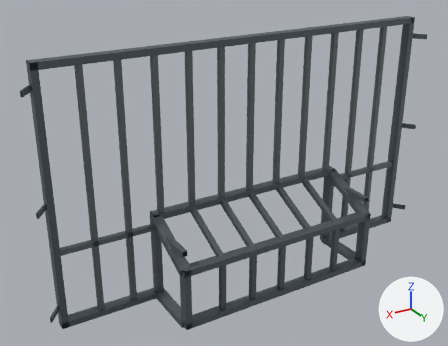
The glTF model integrations/studio/canvas-editor/public/modular/assets/oct-goal.glb as it was, and as the next commit left it.
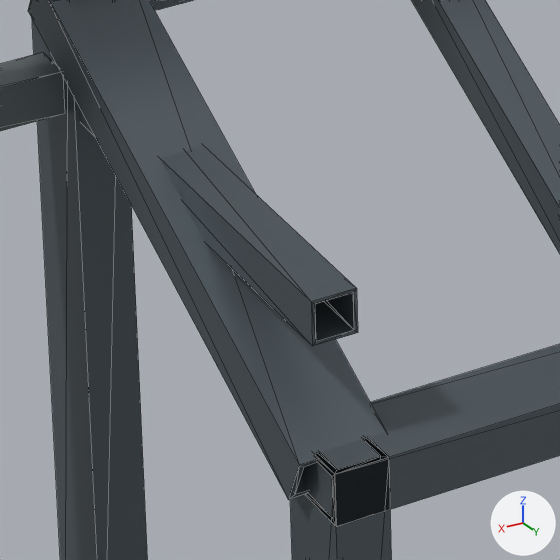
The first picture shows the older version from a camera (50 mm lens) standing at (1.55, 2.34, 1.75) and looking at (0.18, 0.05, 0.6). The close-ups show the older and then the newer version on the part from 33% to 47% of the width and 63% to 81% of the height of that picture. Only the edits that show in the close-ups are written down. Every picture has the same lights, and +X, +Y and +Z are marked at lower right. The close-ups show mesh edges as thin lines. Vertices at exactly the same position are counted once.

Objects in the first close-up: 'Panel 3 bramka.001', 'Panel 3 wypelnienie.001'.
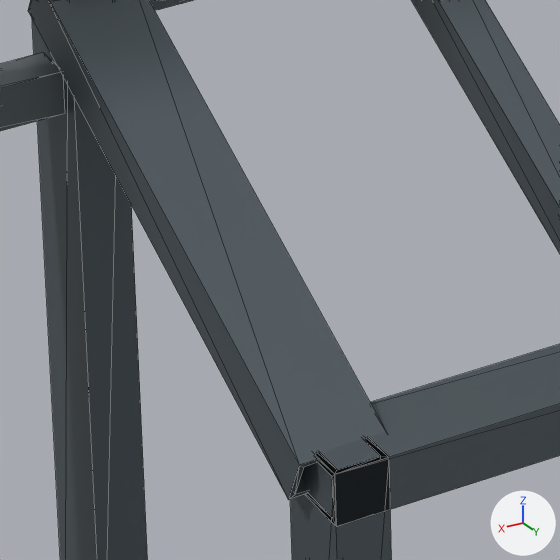
Pixel boxes [x1, y1, x2, y2] of what changed, in the close-ups (560 x 560 px):
part 1 of me_panel_3_bramka_001, deleted
    before: [79, 108, 358, 346]

Edits to the bpy script that builds the scene:
```text
Change me_panel_3_bramka_001:
    used by ob_panel_3_bramka_001; location = (0.0, 0.0, 0.0)
    remove me_panel_3_bramka_001.from_pydata(...)  # 360 vertices, 736 faces; spans x -0.54..0.54, y -0.025..0.315, z 0.018..0.462
    add me_panel_3_bramka_001.from_pydata(...)  # 328 vertices, 672 faces; spans x -0.54..0.54, y -0.025..0.315, z 0.018..0.462
    me_panel_3_bramka_001 part 1: the loose piece of 16 vertices spanning x 0.502..0.527, y 0.0..0.29, z 0.379..0.403 is deleted
    other edits to the shape of me_panel_3_bramka_001 do not show in these pictures
```
